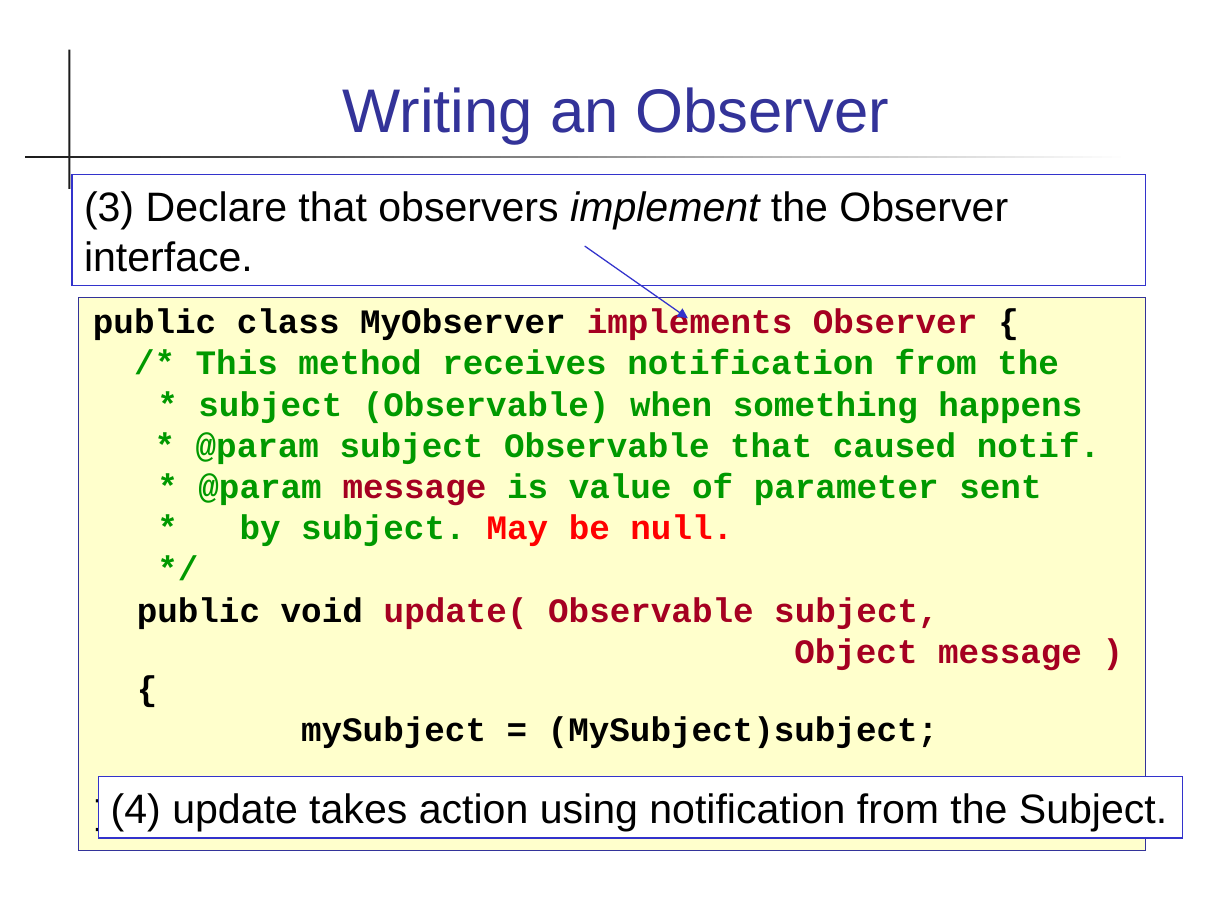
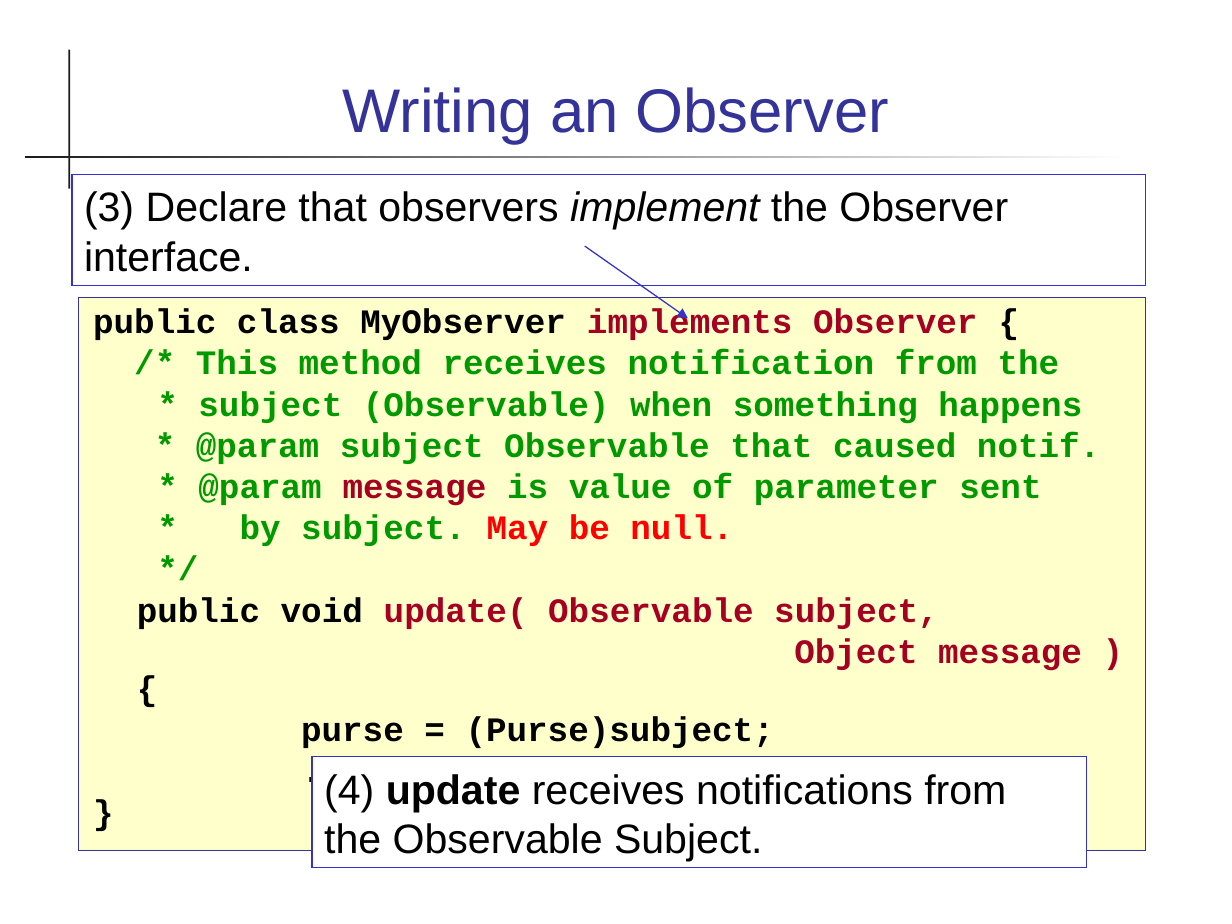
Before and after one commit to skeoop/skeoop.github.io, a slide deck: slide 13 of patterns/Observer-Pattern.ppt (slide 12 before the commit). Drawn at 1232x924 pixels with LibreOffice and Linux fonts; fonts in the diff are those of the drawing. Boxes give left, top, right and bottom in pixels: in the first picture for what was removed or moved away, otherwise in the second. Text is boxed around its words. In the diff, an @@ line names an element or a change of style, - is before the commit and + after.

Commit message:
update material on Observer and threads assignment

```diff
--- a/patterns/Observer-Pattern.ppt
+++ b/patterns/Observer-Pattern.ppt
@@ text at [301, 716, 774, 748]: text changed @@
-mySubject = (MySubject)subject;
+purse = (Purse)subject;
@@ rectangle "(4) update receives notifications from ...": place and size @@
-rectangle "(4) update receives notifications from ..." at [99, 776, 1183, 838]
+rectangle "(4) update receives notifications from ..." at [312, 756, 1087, 867]
@@ text in rectangle at [324, 774, 1006, 861]: text changed @@
-(4) update takes action using notification from the Subject.
+(4) update receives notifications from the Observable Subject.
```
Also in this commit, not shown: 10 other slides changed, 1 slide added, 5 other files.
